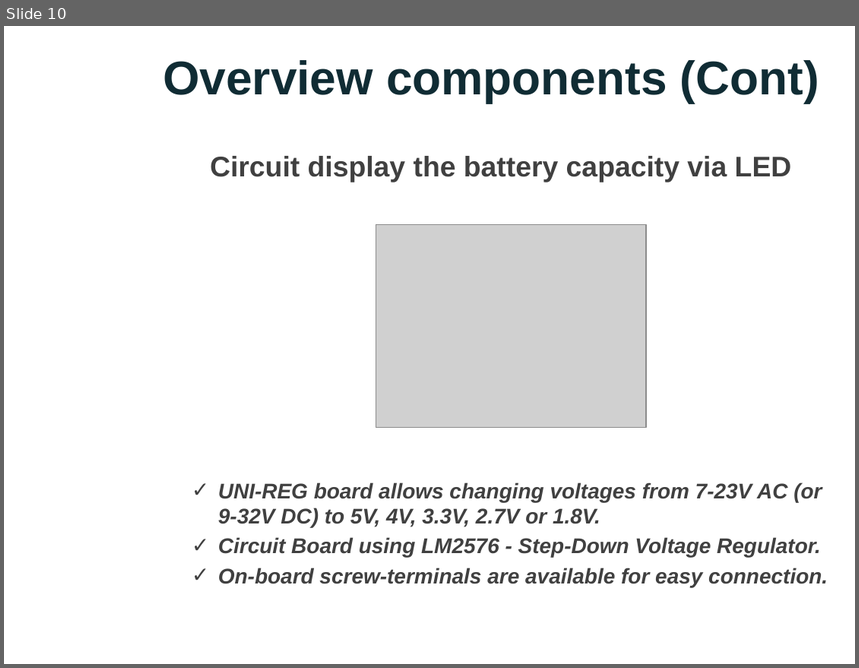
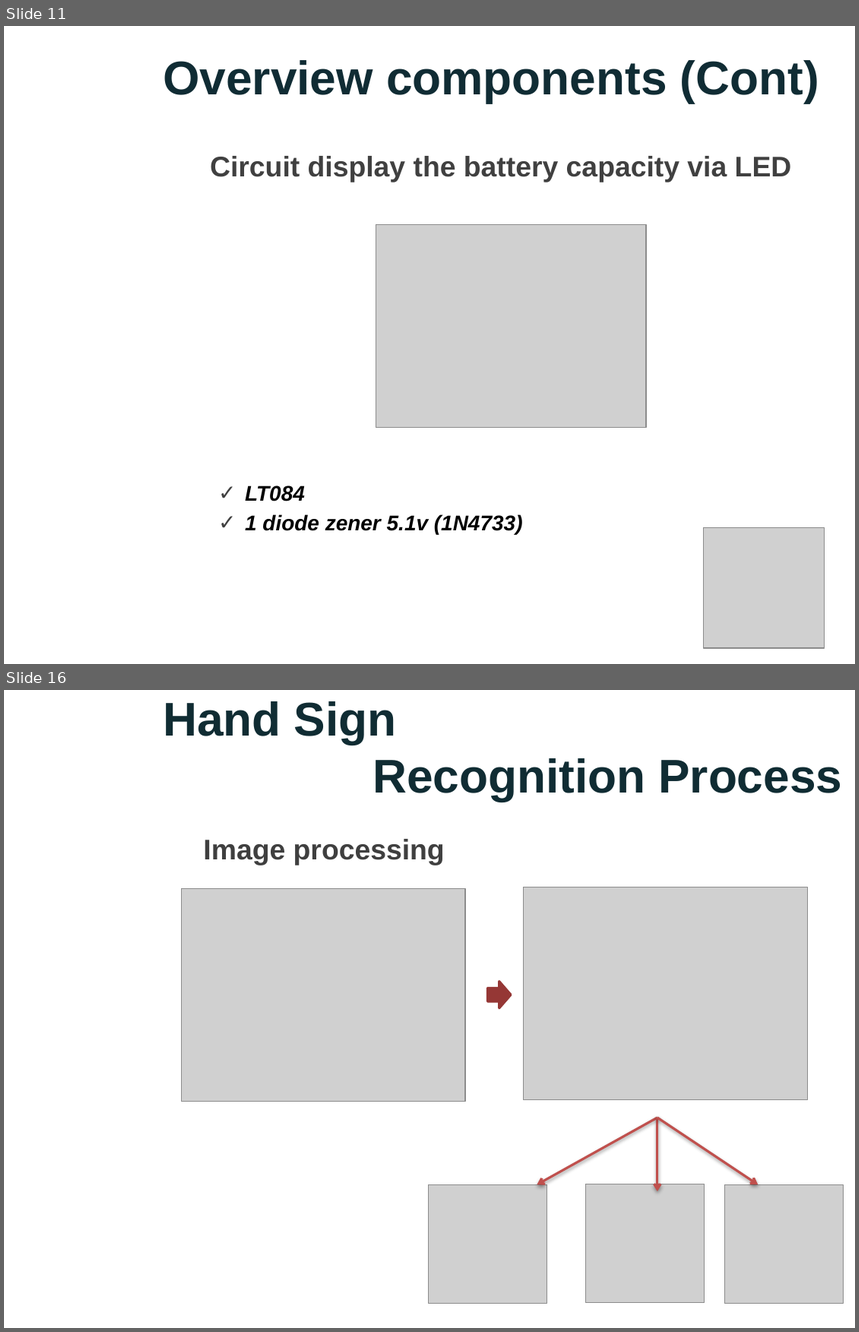
Before and after one commit to nicknguyen071093/CapstoneProject, a slide deck: Thuyettrinh/PPGroup 5.pptx. Shown one above the other, each under a label of ours: slide 10 before the commit, slides 11 and 16 after it; the slides between them are not shown. The pictures are 859x668 and 859x1332 pixels, drawn with LibreOffice and Linux fonts; fonts in the diff are those of the drawing; grey boxes stand for pictures; background and template pictures are left out. Boxes give left, top, right and bottom in pixels: in the first picture for what was removed or moved away, otherwise in the second. Text is boxed around its words. In the diff, an @@ line names an element or a change of style, - is before the commit and + after.

```diff
--- a/Thuyettrinh/PPGroup 5.pptx
+++ b/Thuyettrinh/PPGroup 5.pptx
@@ slide 16 added at box(4, 690, 855, 1328), background picture (left out) @@
@@ title added at box(163, 701, 842, 801), 40 pt, text #102C33, bold @@
+Hand Sign
+Recognition Process
@@ text added at box(203, 839, 445, 866), 24 pt, text #3F3F3F, bold @@
+Image processing
@@ picture added at box(182, 888, 465, 1101) @@
@@ picture added at box(524, 887, 807, 1100) @@
@@ right arrow added at box(487, 982, 510, 1008), fill #953735, outline #953735 2 pt @@
@@ arrow added from (658, 1118) to (537, 1185), #C0504D 2 pt @@
@@ arrow added from (658, 1118) to (658, 1192), #C0504D 2 pt @@
@@ arrow added from (658, 1118) to (758, 1185), #C0504D 2 pt @@
@@ picture added at box(429, 1185, 547, 1303) @@
@@ picture added at box(586, 1185, 705, 1303) @@
@@ picture added at box(724, 1185, 842, 1303) @@
@@ what was slide 10 is now slide 11 @@
@@ slide 11 changed as well @@
@@ text removed at box(218, 483, 828, 588) @@
-✓ UNI-REG board allows changing voltages from 7-23V AC (or 9-32V DC) to 5V, 4V, 3.3V, 2.7V or 1.8V.
-✓ Circuit Board using LM2576 - Step-Down Voltage Regulator.
-✓ On-board screw-terminals are available for easy connection.
@@ text added at box(245, 486, 523, 534), 18 pt, text #000000, bold, italic @@
+✓ LT084
+✓ 1 diode zener 5.1v (1N4733)
@@ picture added at box(704, 528, 825, 649) @@
```
Also in this commit, not shown: 9 other slides changed, 11 other slides added, 9 slides removed.
